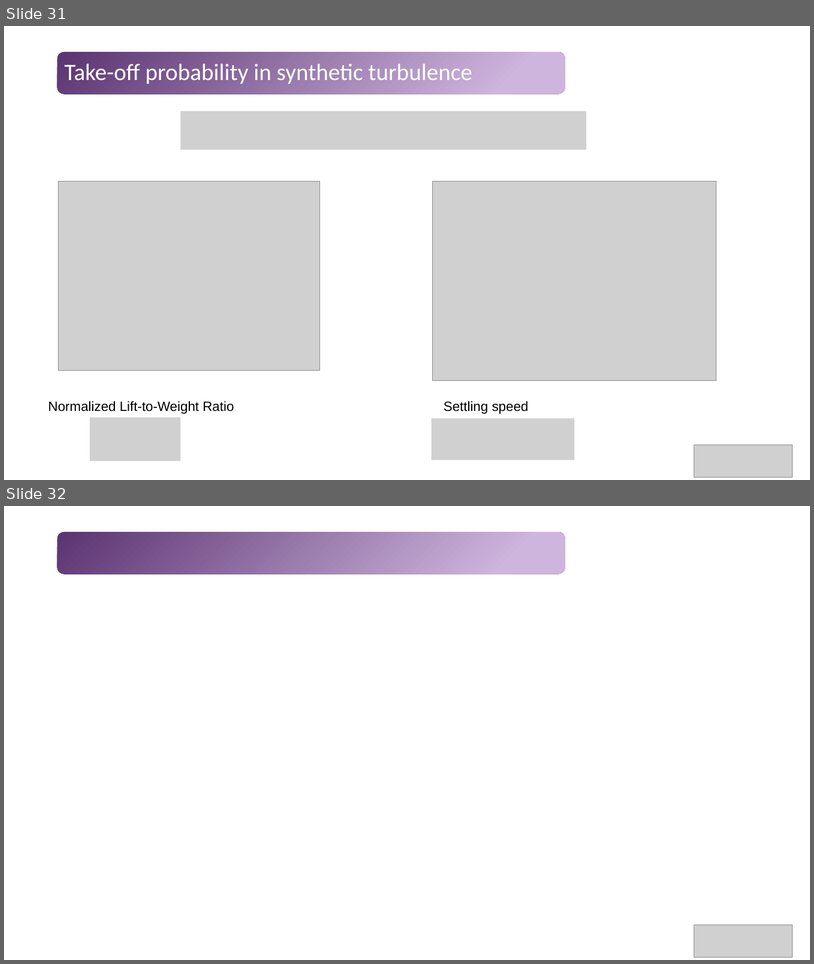
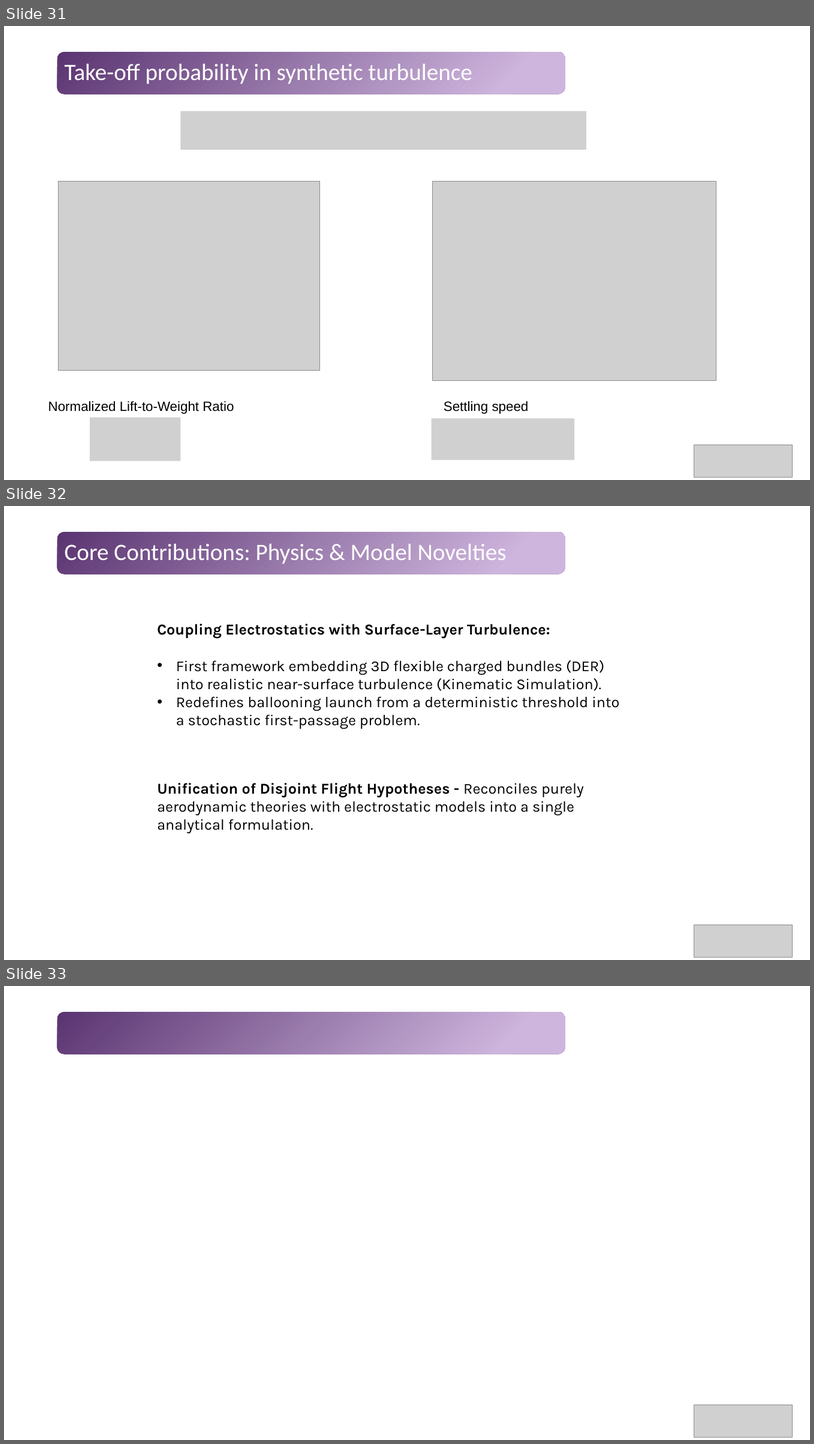
Before and after one commit to Tavi681/PoliPhysics, a slide deck: Tema 1/paper/Tema1.pptx. Shown one above the other, each under a label of ours: slides 31 and 32 before the commit, slides 31, 32 and 33 after it. The pictures are 814x964 and 814x1444 pixels, drawn with LibreOffice and Linux fonts; fonts in the diff are those of the drawing; grey boxes stand for pictures; background and template pictures are left out. Boxes give left, top, right and bottom in pixels: in the first picture for what was removed or moved away, otherwise in the second. Text is boxed around its words. In the diff, an @@ line names an element or a change of style, - is before the commit and + after.

```diff
--- a/Tema 1/paper/Tema1.pptx
+++ b/Tema 1/paper/Tema1.pptx
@@ slide 32 added at (4,506,810,960), background #FFFFFF; not listed: 1 template element that a slide beside it also shows @@
@@ title added at (65,544,507,564), 28 pt, text #FFFFFF @@
+Core Contributions: Physics & Model Novelties
@@ text added at (157,624,620,729), 18 pt, text #000000 @@
+Coupling Electrostatics with Surface-Layer Turbulence:
+• First framework embedding 3D flexible charged bundles (DER) into realistic near-surface turbulence (Kinematic Simulation).
+• Redefines ballooning launch from a deterministic threshold into a stochastic first-passage problem.
@@ text added at (157,783,584,833), 18 pt, text #000000 @@
+Unification of Disjoint Flight Hypotheses - Reconciles purely aerodynamic theories with electrostatic models into a single analytical formulation.
@@ picture added at (694,925,793,957) @@
@@ what was slide 32 is now slide 33 @@
```
